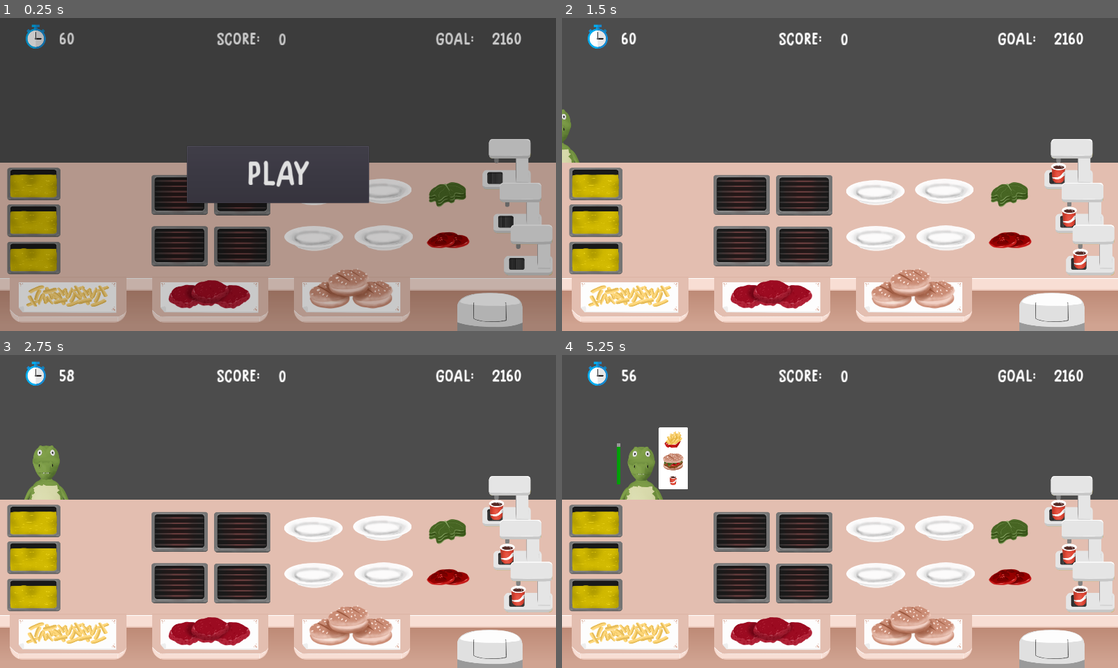
Above: before the commit, frames 1-4 (two rows, left to right).
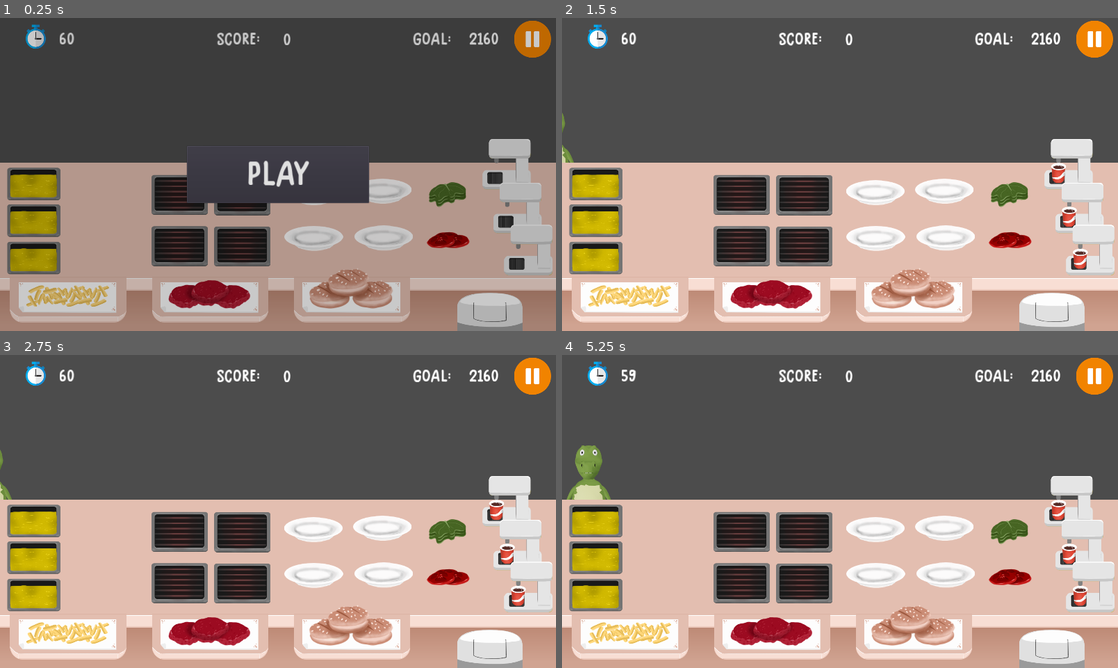
Above: after the commit, the same moments.

Repository: samuelpedrajas/MyVeganRestaurant
Game: Godot game, scene res://Scenes/Kitchen.tscn
The game is run twice, just before and just after one commit, with the same random seed, the same clock (stepped at 60 frames per second) and the same inputs.
Inputs (mouse positions are in pixels of both pictures, inside the frame that each line leads up to):
- Up to frame 1 (0.25 s): no input
- Up to frame 2 (1.5 s): click "PLAY" at 0.5 s; click (1095, 39) at 1.27 s
- Up to frame 3 (2.75 s): no input
- Up to frame 4 (5.25 s): tap Enter at 4.25 s

The runs differ from the first frame. In frame 1, 1.1% of the frame differs, in the area x 50-100%, y 0-13%; in frame 2, 1.3%; in frame 3, 2.1%; in frame 4, 3.9%, in the area x 0-100%, y 0-47%.

Commit message:
pause button

Diff:
--- a/Scenes/HUD.tscn
+++ b/Scenes/HUD.tscn
@@ -1,9 +1,10 @@
-[gd_scene load_steps=5 format=2]
+[gd_scene load_steps=6 format=2]
 
 [ext_resource path="res://Fonts/Button.tres" type="DynamicFont" id=1]
 [ext_resource path="res://Scripts/HUD.gd" type="Script" id=2]
 [ext_resource path="res://Fonts/Score.tres" type="DynamicFont" id=3]
 [ext_resource path="res://Images/Clock.png" type="Texture" id=4]
+[ext_resource path="res://Images/Pause.png" type="Texture" id=5]
 
 [node name="HUD" type="Control"]
 pause_mode = 2
@@ -49,7 +50,7 @@
 anchor_left = 1.0
 anchor_right = 1.0
 anchor_bottom = 1.0
-margin_left = -203.0
+margin_left = -171.0
 margin_bottom = 5.0
 custom_fonts/font = ExtResource( 3 )
 text = "0"
@@ -80,9 +81,13 @@
 
 [node name="Goal" type="Control" parent="Top"]
 anchor_left = 1.0
+anchor_top = 0.5
 anchor_right = 1.0
-anchor_bottom = 1.0
-margin_left = -359.0
+anchor_bottom = 0.5
+margin_left = -438.0
+margin_top = -50.5
+margin_right = -79.0
+margin_bottom = 50.5
 
 [node name="Label" type="Label" parent="Top/Goal"]
 anchor_bottom = 1.0
@@ -107,6 +112,25 @@
 __meta__ = {
 "_edit_use_anchors_": false
 }
+
+[node name="Pause" type="Control" parent="Top"]
+anchor_left = 1.0
+anchor_top = 0.5
+anchor_right = 1.0
+anchor_bottom = 0.5
+margin_top = 0.5
+margin_bottom = 0.5
+
+[node name="Pause" type="TextureButton" parent="Top/Pause"]
+anchor_left = 0.5
+anchor_top = 0.5
+anchor_right = 0.5
+anchor_bottom = 0.5
+margin_left = -64.0
+margin_top = -64.0
+margin_right = 64.0
+margin_bottom = 64.0
+texture_normal = ExtResource( 5 )
 
 [node name="StartingLayer" type="Control" parent="."]
 anchor_right = 1.0
@@ -134,4 +158,5 @@
 __meta__ = {
 "_edit_use_anchors_": false
 }
+[connection signal="pressed" from="Top/Pause/Pause" to="." method="_on_Pause_pressed"]
 [connection signal="pressed" from="StartingLayer/PlayButton" to="." method="_on_PlayButton_pressed"]
--- a/Scripts/HUD.gd
+++ b/Scripts/HUD.gd
@@ -34,3 +34,8 @@
 #	set_size(viewport_size)
 #	set_position(position_offset)
 	pass
+
+
+func _on_Pause_pressed():
+	var b = get_tree().is_paused()
+	get_tree().set_pause(not b)
Binary file added: Images/Pause.png
